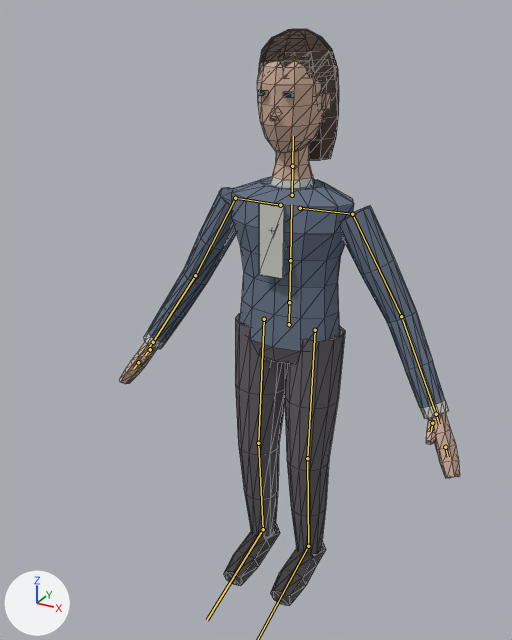
The glTF model assets/models/characters/player.glb as it was, and as the next commit left it.
Before and after are seen from a camera (50 mm lens) standing at (0.845, -1.742, 1.742) and looking at (-0.077, -0.065, 0.904). Arrows for +X, +Y and +Z are at lower left; the lights stay in place. The picture after the commit comes second. The bones that bend it are drawn over the model as lines. Mesh edges are drawn as thin lines.

In view in the first picture: 'Body', 'Hair_Bald', 'Hair_Long', 'Hair_Short'.
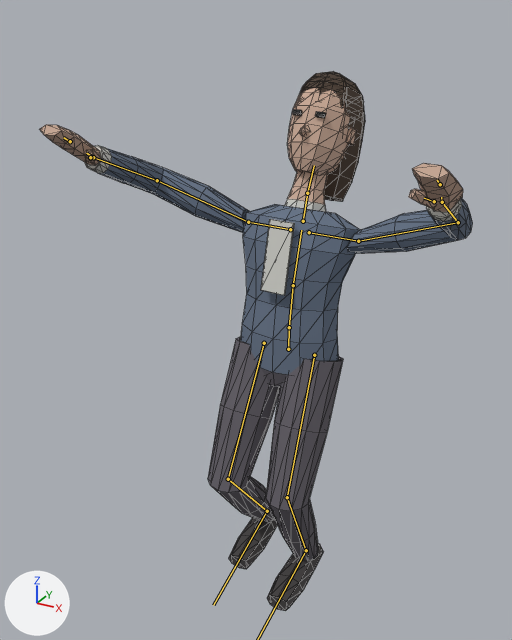
The newer file adds an action. The first version stands in its rest pose; the second is drawn at frame 8 of the action 'stand_flee_cycle'.

Pixel boxes (x1, y1, x2, y2) of what changed, in the pictures (512 x 640 px):
'Body', posed (27% wider)
    before: (119, 61, 460, 605)
    after: (40, 88, 473, 611)
'Hair_Long', posed
    before: (259, 29, 339, 160)
    after: (299, 71, 365, 202)
'Hair_Bald', posed
    before: (261, 44, 312, 78)
    after: (300, 76, 346, 108)
'Hair_Short', posed
    before: (312, 61, 337, 67)
    after: (345, 97, 365, 115)
bone 'Hips', root to tip
    before: (289, 324) to (289, 302)
    after: (288, 349) to (289, 327)
bone 'Spine', root to tip
    before: (289, 302) to (290, 260)
    after: (289, 327) to (293, 285)
bone 'Chest', root to tip
    before: (290, 260) to (291, 204)
    after: (293, 285) to (301, 230)
bone 'Neck', root to tip
    before: (292, 195) to (292, 166)
    after: (303, 221) to (307, 193)
bone 'Head', root to tip
    before: (292, 166) to (293, 136)
    after: (307, 193) to (314, 165)
bone 'UpperArm.L', root to tip
    before: (352, 214) to (401, 316)
    after: (358, 241) to (458, 222)
bone 'Forearm.L', root to tip
    before: (401, 316) to (436, 414)
    after: (458, 222) to (442, 202)
bone 'Hand.L', root to tip
    before: (436, 414) to (439, 424)
    after: (442, 202) to (441, 197)
bone 'Fingers.L', root to tip
    before: (445, 447) to (448, 457)
    after: (440, 184) to (437, 180)
bone 'UpperArm.R', root to tip
    before: (235, 198) to (195, 275)
    after: (248, 222) to (157, 180)
bone 'Forearm.R', root to tip
    before: (195, 275) to (153, 342)
    after: (157, 180) to (93, 157)
bone 'Hand.R', root to tip
    before: (153, 342) to (148, 348)
    after: (93, 157) to (86, 153)
bone 'Fingers.R', root to tip
    before: (138, 362) to (133, 369)
    after: (70, 141) to (63, 137)
bone 'Thigh.L', root to tip
    before: (315, 330) to (307, 458)
    after: (314, 355) to (287, 497)
bone 'Shin.L', root to tip
    before: (307, 458) to (308, 546)
    after: (287, 497) to (306, 550)
bone 'Thigh.R', root to tip
    before: (264, 319) to (258, 443)
    after: (264, 343) to (228, 479)
bone 'Shin.R', root to tip
    before: (258, 443) to (263, 529)
    after: (228, 479) to (267, 511)
bone 'Foot.R', root to tip
    before: (263, 529) to (207, 620)
    after: (267, 511) to (213, 605)

What the commit changed:
Bone 'Hips' (bone_hips) moves from (0.0, 0.0, 0.0) to (0.0, -0.081, 0.0).
Bone 'Spine' (bone_spine) turns from (0, 0, 0) to (-8, -3, 0) degrees about its own x, y and z.
Bone 'Chest' (bone_chest) turns from (0, 0, 0) to (-8, 0, 0) degrees about its own x, y and z.
Bone 'Neck' (bone_neck) turns from (0, 0, 0) to (-2, 0, 0) degrees about its own x, y and z.
Bone 'Head' (bone_head) turns from (0, 0, 0) to (-6, 0, -1) degrees about its own x, y and z.
Bone 'UpperArm.L' (bone_upperarm_l) turns from (0, 0, 0) to (17, -7, 76) degrees about its own x, y and z.
Bone 'Forearm.L' (bone_forearm_l) turns from (0, 0, 0) to (51, 0, 0) degrees about its own x, y and z.
Bone 'Hand.L' (bone_hand_l) turns from (0, 0, 0) to (-14, -16, 15) degrees about its own x, y and z.
Bone 'Fingers.L' (bone_fingers_l) turns from (0, 0, 0) to (0, 0, -6) degrees about its own x, y and z.
Bone 'UpperArm.R' (bone_upperarm_r) turns from (0, 0, 0) to (20, 9, -74) degrees about its own x, y and z.
Bone 'Forearm.R' (bone_forearm_r) turns from (0, 0, 0) to (53, 0, 0) degrees about its own x, y and z.
Bone 'Hand.R' (bone_hand_r) turns from (0, 0, 0) to (-14, 16, -15) degrees about its own x, y and z.
Bone 'Fingers.R' (bone_fingers_r) turns from (0, 0, 0) to (0, 0, 6) degrees about its own x, y and z.
Bone 'Thigh.L' (bone_thigh_l) turns from (0, 0, 0) to (22, -3, 0) degrees about its own x, y and z.
Bone 'Shin.L' (bone_shin_l) turns from (0, 0, 0) to (-43, 0, 0) degrees about its own x, y and z.
Bone 'Foot.L' (bone_foot_l) turns from (0, 0, 0) to (21, 1, -2) degrees about its own x, y and z.
Bone 'Thigh.R' (bone_thigh_r) turns from (0, 0, 0) to (25, 3, 0) degrees about its own x, y and z.
Bone 'Shin.R' (bone_shin_r) turns from (0, 0, 0) to (-60, 0, 0) degrees about its own x, y and z.
Bone 'Foot.R' (bone_foot_r) turns from (0, 0, 0) to (30, -2, 2) degrees about its own x, y and z.
